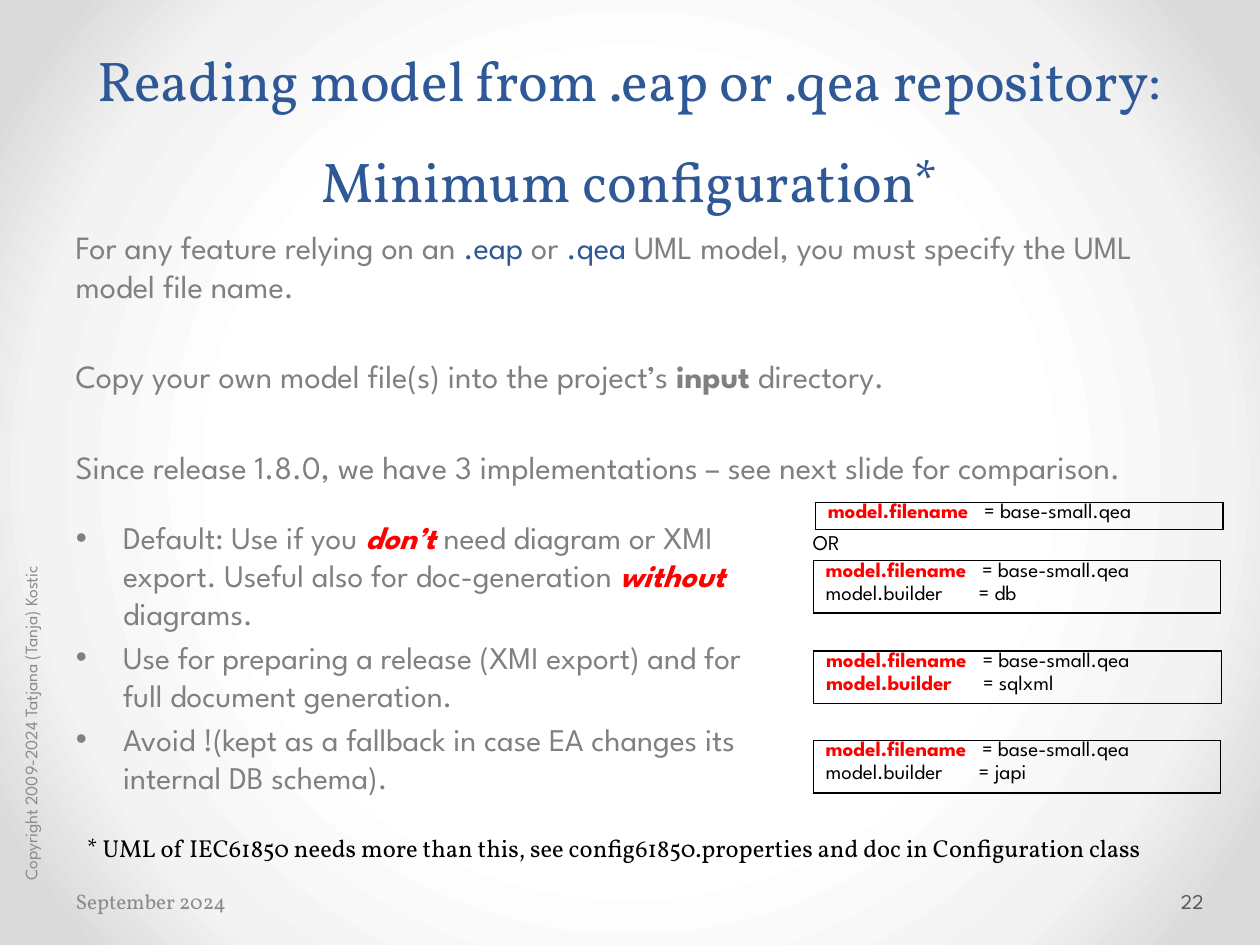
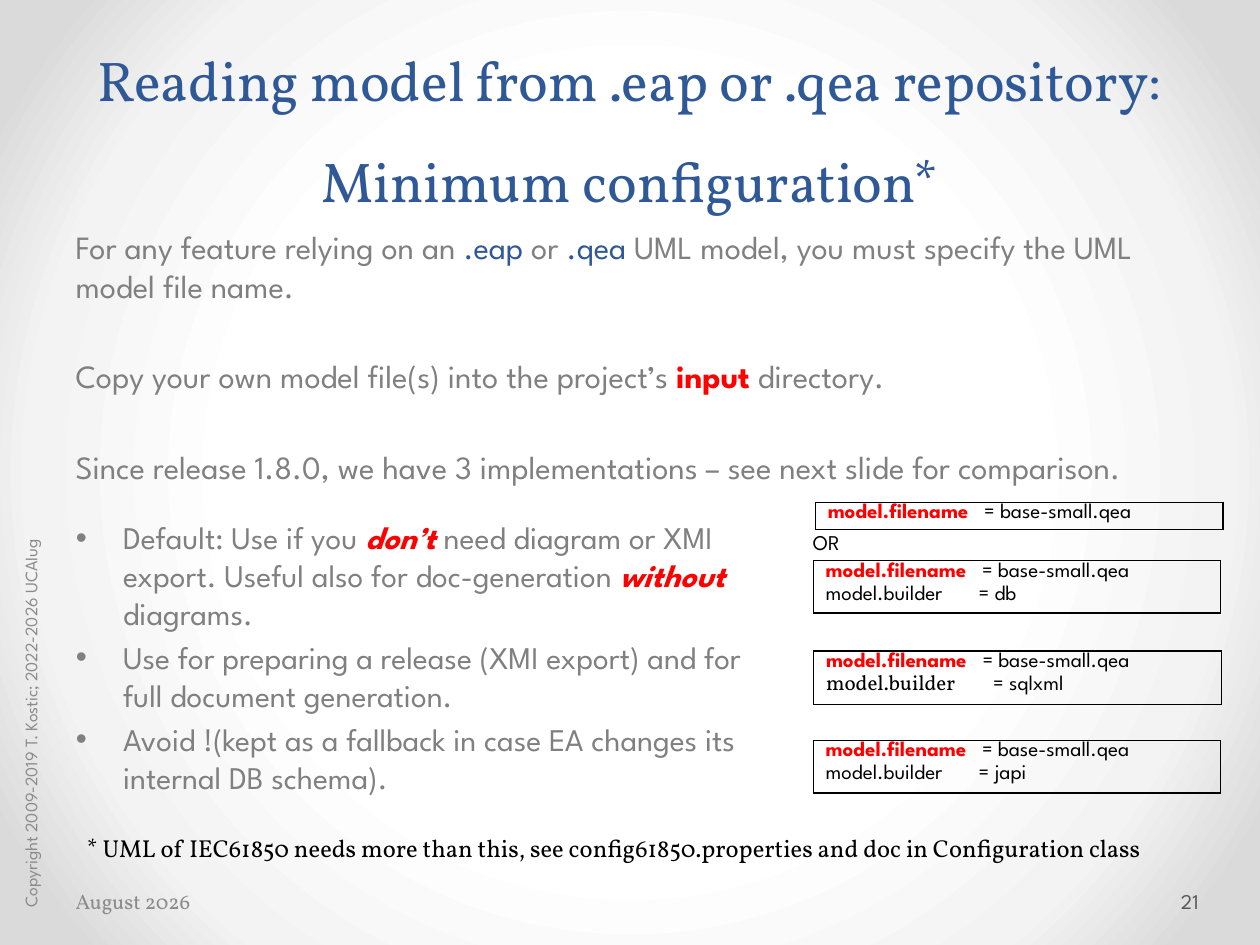
Before and after one commit to cimug-org/jCleanCim, a slide deck: slide 21 of doc/jCleanCimIntro.pptx (slide 22 before the commit). Drawn at 1260x945 pixels with LibreOffice and Linux fonts; fonts in the diff are those of the drawing. Boxes give left, top, right and bottom in pixels: in the first picture for what was removed or moved away, otherwise in the second. Text is boxed around its words. In the diff, an @@ line names an element or a change of style, - is before the commit and + after.

```diff
--- a/doc/jCleanCimIntro.pptx
+++ b/doc/jCleanCimIntro.pptx
@@ text at (x1=76, y1=365, x2=884, y2=395): text colour #808080 to #FF0000 in "input" @@
@@ text at (x1=17, y1=544, x2=43, y2=906): text changed @@
-Copyright 2009-2024 Tatjana (Tanja) Kostic
+Copyright 2009-2019 T. Kostic; 2022-2026 UCAIug
@@ text in rectangle at (x1=826, y1=675, x2=1064, y2=695): font League Spartan to Vollkorn, text colour #FF0000 to #000000, bold off in "model.builder" @@
@@ text at (x1=76, y1=895, x2=191, y2=914): text changed @@
-September 2024
+August 2026
@@ page number at (x1=1181, y1=895, x2=1199, y2=909): text changed @@
-22
+21
```
Also in this commit, not shown: 75 other slides changed, 1 slide removed, 53 other files.
